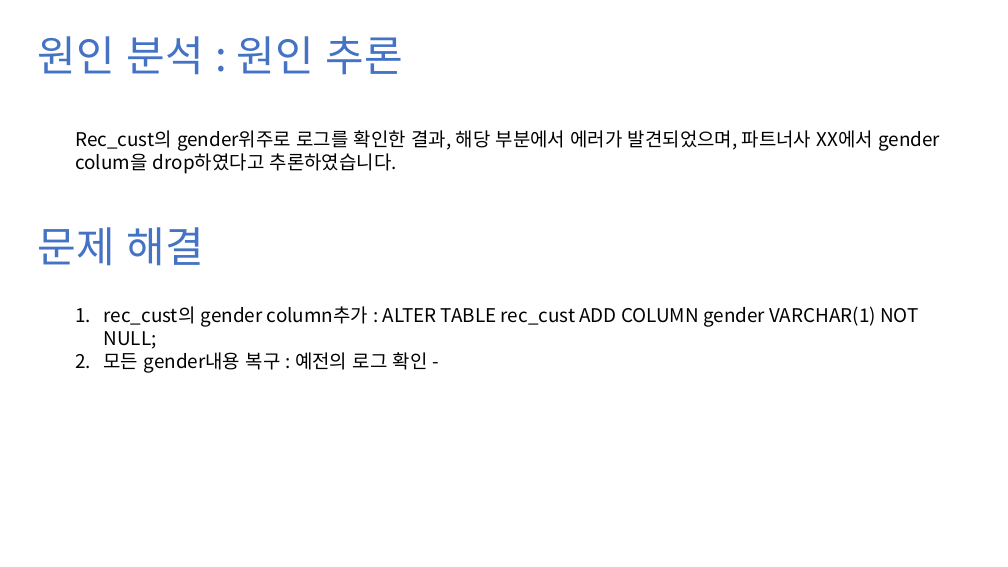
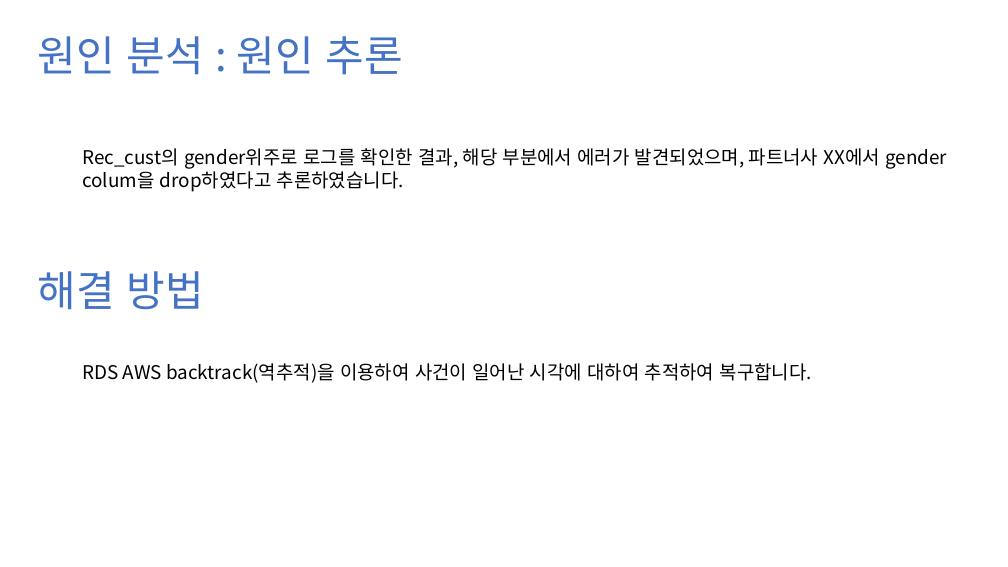
Before and after one commit to mong-head/commento_boot_camp_DBA, a slide deck: slide 6 of 과제4/과제 4.pptx (slide 5 before the commit). Drawn at 1008x567 pixels with LibreOffice and Linux fonts; fonts in the diff are those of the drawing. Boxes give left, top, right and bottom in pixels: in the first picture for what was removed or moved away, otherwise in the second. Text is boxed around its words. In the diff, an @@ line names an element or a change of style, - is before the commit and + after.

```diff
--- a/과제4/과제 4.pptx
+++ b/과제4/과제 4.pptx
@@ text "Rec_cust의 gender위주로 로그를 확인한 결과, ...": place and size @@
-text "Rec_cust의 gender위주로 로그를 확인한 결과, ..." at (75, 130, 940, 174)
+text "Rec_cust의 gender위주로 로그를 확인한 결과, ..." at (82, 148, 947, 192)
@@ text at (38, 271, 204, 310): text changed @@
-문제 해결
+해결 방법
@@ text removed at (104, 306, 918, 373) @@
-1. rec_cust의 gender column추가 : ALTER TABLE rec_cust ADD COLUMN gender VARCHAR(1) NOT NULL;
-2. 모든 gender내용 복구 : 예전의 로그 확인 -
@@ text added at (82, 363, 812, 383), 18 pt, text #000000 @@
+RDS AWS backtrack(역추적)을 이용하여 사건이 일어난 시각에 대하여 추적하여 복구합니다.
```
Also in this commit, not shown: 3 other slides changed, 7 slides added, 1 slide removed.
